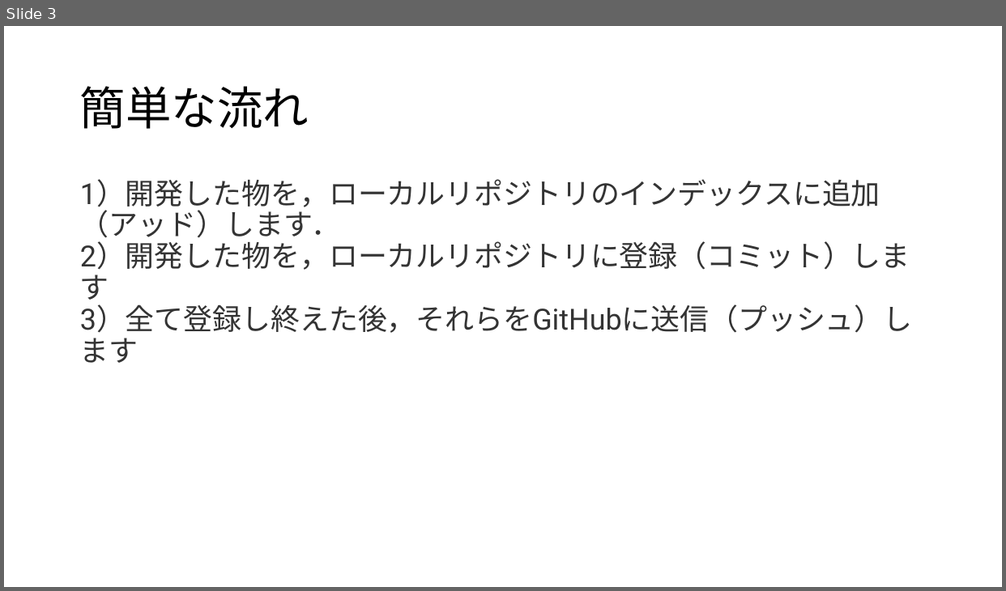
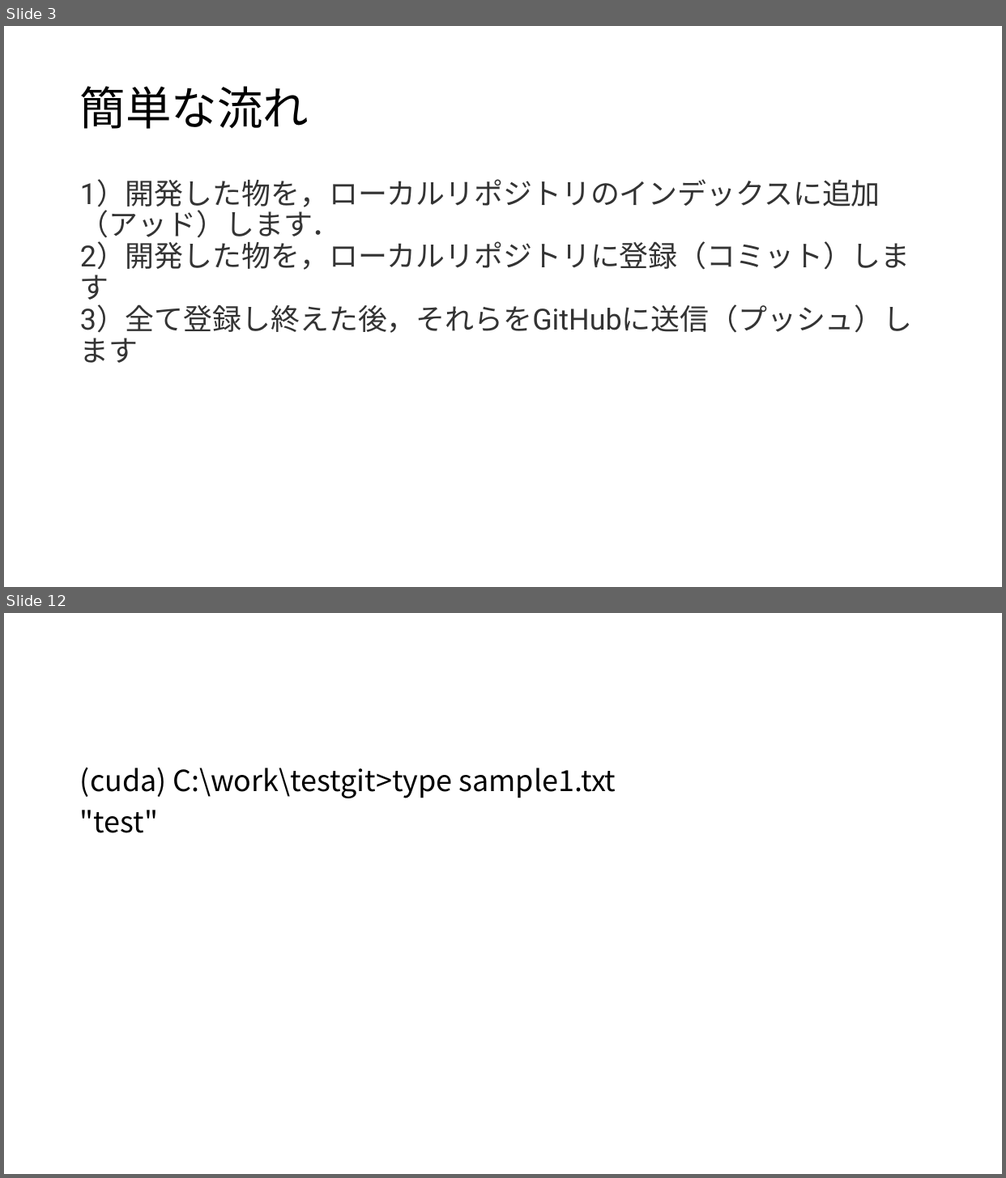
Before and after one commit to githubtarohario/gui, a slide deck: git.pptx. Shown one above the other, each under a label of ours: slide 3 before the commit, slides 3 and 12 after it; the slides between them are not shown. The pictures are 1006x591 and 1006x1178 pixels, drawn with LibreOffice and Linux fonts; fonts in the diff are those of the drawing. Boxes give left, top, right and bottom in pixels: in the first picture for what was removed or moved away, otherwise in the second. Text is boxed around its words. In the diff, an @@ line names an element or a change of style, - is before the commit and + after.

```diff
--- a/git.pptx
+++ b/git.pptx
@@ slide 12 added at (x1=4, y1=613, x2=1002, y2=1174), background #FFFFFF @@
@@ text added at (x1=80, y1=767, x2=616, y2=833), 28 pt, text #000000 @@
+(cuda) C:\work\testgit>type sample1.txt
+"test"
```
Also in this commit, not shown: 3 slides changed, 5 other slides added, 8 slides removed.
